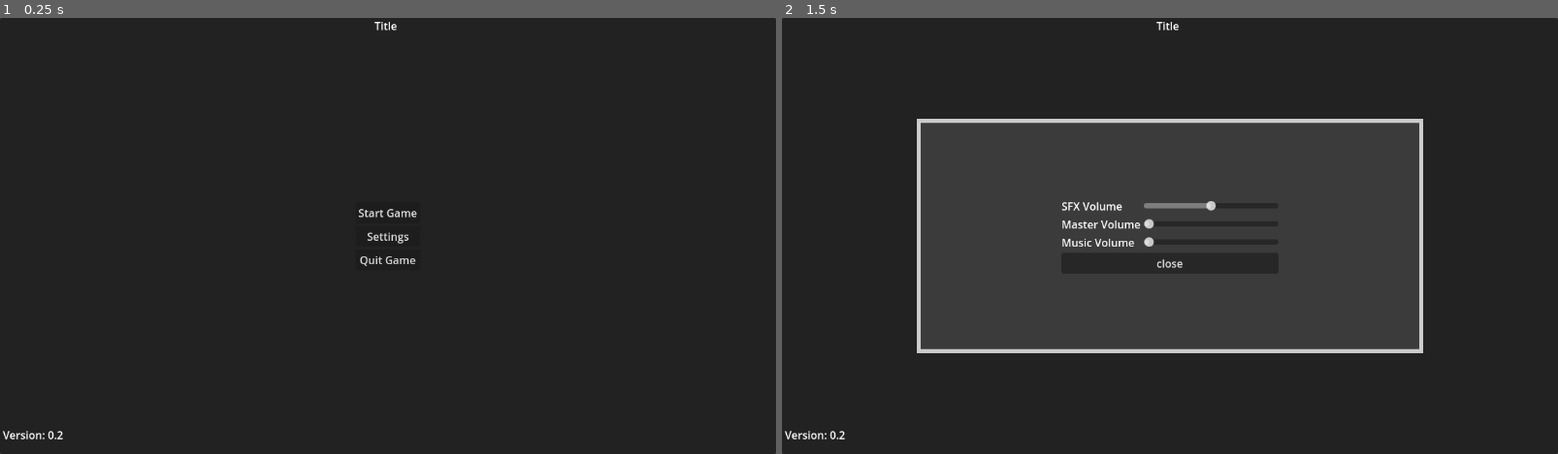
Above: before the commit, frames 1-2 (left to right).
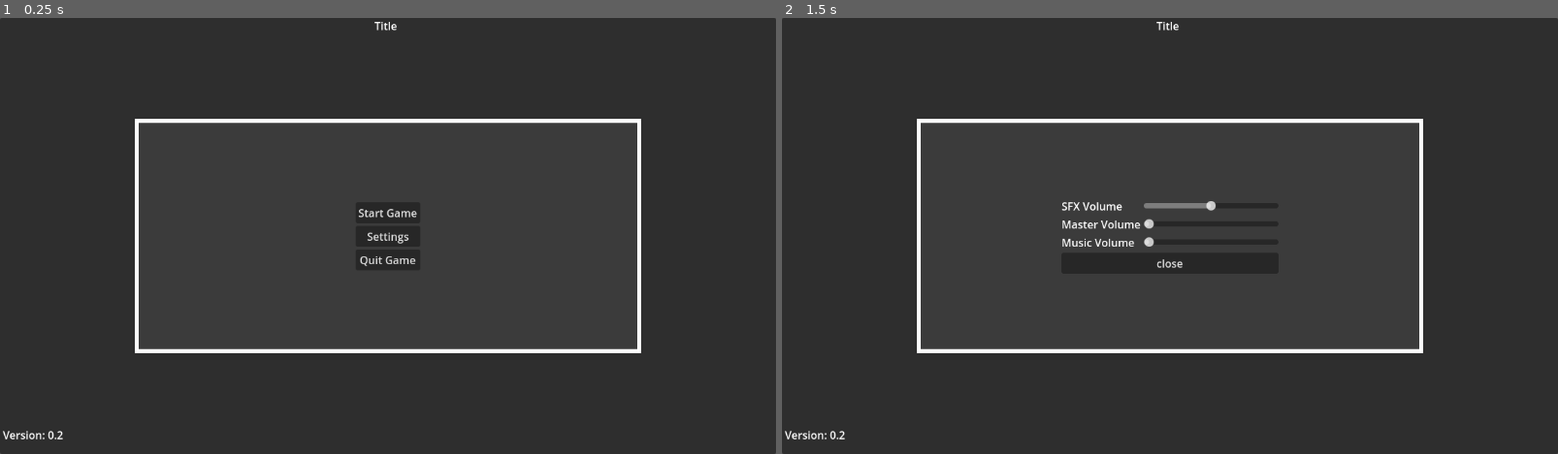
Above: after the commit, the same moments.

Repository: markusweiss/godot-template
Game: Godot game, scene res://start.tscn
Two runs of this game, one before a commit and one after it. Both use one fixed random seed, a clock stepped at 60 frames per second and the inputs below. The project has no main scene, so this scene is started directly. The engine's default icon, where the game draws it, is replaced by a stand-in: a white triangle on a blue panel in a dark square. Sound files missing from this copy of the repository are replaced by a short silence.
Inputs:
- Up to frame 1 (0.25 s): no input
- Up to frame 2 (1.5 s): click "Settings" at 0.5 s; click "Start Game" at 1.25 s

The runs differ from the first frame. In frame 1, 34% of the frame differs, in the area x 17-83%, y 23-77%; in frame 2, 1.7%.

Commit message:
changes on main menu

Diff:
--- a/autoloads/globals.gd
+++ b/autoloads/globals.gd
@@ -16,7 +16,6 @@
 # temp perhaps remove
 func open_settings_menu():
 	if not settings_menu:
-		print("open menu")
 		settings_menu = settings_menu_scene.instantiate()
 		get_tree().root.add_child(settings_menu)
 		#get_tree().root.add_child.call_deferred(settings_menu)
--- a/features/UI/main_menu/main_menu.tscn
+++ b/features/UI/main_menu/main_menu.tscn
@@ -1,8 +1,16 @@
-[gd_scene load_steps=4 format=3 uid="uid://b30sx5ej0hid5"]
+[gd_scene load_steps=5 format=3 uid="uid://b30sx5ej0hid5"]
 
 [ext_resource type="Script" path="res://features/UI/main_menu/main_menu.gd" id="1_8h34a"]
 [ext_resource type="AudioStream" uid="uid://myljnx3tb10x" path="res://features/UI/main_menu/assets/sounds/templateloop.mp3" id="2_wspj3"]
 [ext_resource type="Script" path="res://features/UI/main_menu/AudioMenuLoop.gd" id="3_bto56"]
+
+[sub_resource type="StyleBoxFlat" id="StyleBoxFlat_37v8d"]
+bg_color = Color(0.231373, 0.231373, 0.231373, 1)
+border_width_left = 6
+border_width_top = 6
+border_width_right = 6
+border_width_bottom = 6
+border_color = Color(1, 1, 1, 1)
 
 [node name="MainMenu" type="CanvasLayer"]
 script = ExtResource("1_8h34a")
@@ -11,14 +19,58 @@
 stream = ExtResource("2_wspj3")
 script = ExtResource("3_bto56")
 
-[node name="Panel" type="Panel" parent="."]
+[node name="Control" type="Control" parent="."]
+layout_mode = 3
 anchors_preset = 15
 anchor_right = 1.0
 anchor_bottom = 1.0
 grow_horizontal = 2
 grow_vertical = 2
 
-[node name="VBoxContainerButtons" type="VBoxContainer" parent="Panel"]
+[node name="VBoxContainerTitle" type="VBoxContainer" parent="Control"]
+layout_mode = 1
+anchors_preset = 5
+anchor_left = 0.5
+anchor_right = 0.5
+offset_left = -20.0
+offset_right = 20.0
+offset_bottom = 40.0
+grow_horizontal = 2
+
+[node name="Title" type="Label" parent="Control/VBoxContainerTitle"]
+layout_mode = 2
+text = "Title"
+
+[node name="VBoxContainerVersion" type="VBoxContainer" parent="Control"]
+layout_mode = 1
+anchors_preset = 2
+anchor_top = 1.0
+anchor_bottom = 1.0
+offset_top = -40.0
+offset_right = 40.0
+grow_vertical = 0
+
+[node name="Version" type="Label" parent="Control/VBoxContainerVersion"]
+unique_name_in_owner = true
+layout_mode = 2
+
+[node name="MarginContainer" type="MarginContainer" parent="Control"]
+layout_mode = 1
+anchors_preset = 15
+anchor_right = 1.0
+anchor_bottom = 1.0
+grow_horizontal = 2
+grow_vertical = 2
+theme_override_constants/margin_left = 200
+theme_override_constants/margin_top = 150
+theme_override_constants/margin_right = 200
+theme_override_constants/margin_bottom = 150
+
+[node name="Panel" type="Panel" parent="Control/MarginContainer"]
+layout_mode = 2
+theme_override_styles/panel = SubResource("StyleBoxFlat_37v8d")
+
+[node name="VBoxContainerButtons" type="VBoxContainer" parent="Control/MarginContainer/Panel"]
 layout_mode = 1
 anchors_preset = 8
 anchor_left = 0.5
@@ -34,53 +86,19 @@
 size_flags_horizontal = 4
 size_flags_vertical = 4
 
-[node name="MarginContainer" type="MarginContainer" parent="Panel/VBoxContainerButtons"]
-layout_mode = 2
-size_flags_horizontal = 4
-
-[node name="VBoxContainer" type="VBoxContainer" parent="Panel/VBoxContainerButtons/MarginContainer"]
-layout_mode = 2
-
-[node name="ButtonStart" type="Button" parent="Panel/VBoxContainerButtons/MarginContainer/VBoxContainer"]
+[node name="ButtonStart" type="Button" parent="Control/MarginContainer/Panel/VBoxContainerButtons"]
 layout_mode = 2
 text = "Start Game"
 
-[node name="ButtonSettings" type="Button" parent="Panel/VBoxContainerButtons/MarginContainer/VBoxContainer"]
+[node name="ButtonSettings" type="Button" parent="Control/MarginContainer/Panel/VBoxContainerButtons"]
 layout_mode = 2
 text = "Settings"
 
-[node name="ButtonQuit" type="Button" parent="Panel/VBoxContainerButtons/MarginContainer/VBoxContainer"]
+[node name="ButtonQuit" type="Button" parent="Control/MarginContainer/Panel/VBoxContainerButtons"]
 layout_mode = 2
 text = "Quit Game"
 
-[node name="VBoxContainer" type="VBoxContainer" parent="Panel"]
-layout_mode = 1
-anchors_preset = 5
-anchor_left = 0.5
-anchor_right = 0.5
-offset_left = -20.0
-offset_right = 20.0
-offset_bottom = 40.0
-grow_horizontal = 2
-
-[node name="Title" type="Label" parent="Panel/VBoxContainer"]
-layout_mode = 2
-text = "Title"
-
-[node name="VBoxContainerVersion" type="VBoxContainer" parent="Panel"]
-layout_mode = 1
-anchors_preset = 2
-anchor_top = 1.0
-anchor_bottom = 1.0
-offset_top = -40.0
-offset_right = 40.0
-grow_vertical = 0
-
-[node name="Version" type="Label" parent="Panel/VBoxContainerVersion"]
-unique_name_in_owner = true
-layout_mode = 2
-
 [connection signal="finished" from="AudioMenuLoop" to="AudioMenuLoop" method="_on_finished"]
-[connection signal="pressed" from="Panel/VBoxContainerButtons/MarginContainer/VBoxContainer/ButtonStart" to="." method="_on_button_start_pressed"]
-[connection signal="pressed" from="Panel/VBoxContainerButtons/MarginContainer/VBoxContainer/ButtonSettings" to="." method="_on_button_settings_pressed"]
-[connection signal="pressed" from="Panel/VBoxContainerButtons/MarginContainer/VBoxContainer/ButtonQuit" to="." method="_on_button_quit_pressed"]
+[connection signal="pressed" from="Control/MarginContainer/Panel/VBoxContainerButtons/ButtonStart" to="." method="_on_button_start_pressed"]
+[connection signal="pressed" from="Control/MarginContainer/Panel/VBoxContainerButtons/ButtonSettings" to="." method="_on_button_settings_pressed"]
+[connection signal="pressed" from="Control/MarginContainer/Panel/VBoxContainerButtons/ButtonQuit" to="." method="_on_button_quit_pressed"]
--- a/features/UI/setting_menu/assets_menu.tscn
+++ b/features/UI/setting_menu/assets_menu.tscn
@@ -8,6 +8,7 @@
 border_width_top = 6
 border_width_right = 6
 border_width_bottom = 6
+border_color = Color(1, 1, 1, 1)
 
 [node name="AssetsMenu" type="CanvasLayer"]
 script = ExtResource("1_1v5d6")
